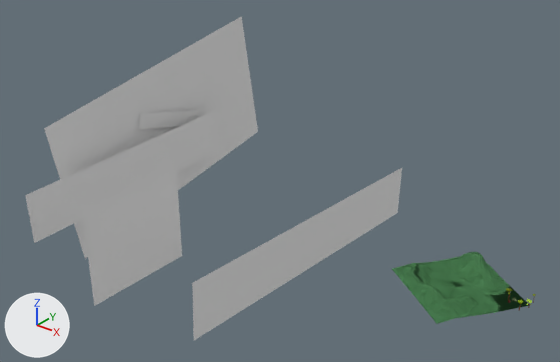
The Blender file 04-Shots/02-plakatDown.blend: old version first, new version second.
Camera for both pictures: a 50 mm camera at (134.0, -393.0, 268.0) aimed at (-179.0, -2.0, 26.0). Every picture has the same lights, and +X, +Y and +Z are marked at lower left.

In view in the first picture: 'jungleplaneBG', 'jungleplaneBG.001', 'jungleplaneBG.002', 'mountainplaneONEBG', 'mountainplaneTWOBG', 'tree-plane'.
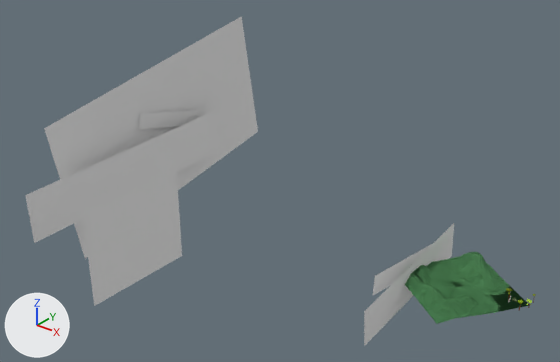
What differs and where, as boxes [x1, y1, x2, y2] in the pictures (560 x 362 px):
```json
{"object": "jungleplaneBG", "change": "reshaped, moved, turned, rescaled", "before": [192, 168, 402, 340], "after": [364, 223, 454, 346]}
{"object": "mountainplaneONEBG", "change": "moved, rescaled", "before": [82, 168, 182, 306], "after": [82, 168, 182, 306]}
{"object": "jungleplaneBG.001", "change": "moved, rescaled", "before": [25, 110, 219, 243], "after": [25, 110, 219, 243]}
{"object": "jungleplaneBG.002", "change": "moved, rescaled", "before": [139, 110, 198, 129], "after": [139, 110, 198, 129]}
{"object": "jungleplaneBG.003", "change": "added", "after": [373, 244, 432, 295]}
```

The change, as JSON lines over the scene's bpy script:
```json
{"op": "add", "block": "mat_material_008", "code": ["mat_material_008 = bpy.data.materials.new('Material.008')", "mat_material_008.use_nodes = True; mat_material_008.node_tree.nodes.clear()", "_N = mat_material_008.node_tree.nodes; _L = mat_material_008.node_tree.links", "n0 = _N.new('ShaderNodeBsdfDiffuse'); n0.name = 'Diffuse BSDF'", "n1 = _N.new('ShaderNodeOutputMaterial'); n1.name = 'Material Output'", "n2 = _N.new('ShaderNodeMixShader'); n2.name = 'Mix Shader'", "n2.inputs[0].default_value = 1.0  # 'Factor'", "n3 = _N.new('ShaderNodeBsdfTransparent'); n3.name = 'Transparent BSDF'", "_L.new(n0.outputs[0], n2.inputs[2])  # 'BSDF' to 'Shader'", "_L.new(n2.outputs[0], n1.inputs[0])  # 'Shader' to 'Surface'", "_L.new(n3.outputs[0], n2.inputs[1])  # 'BSDF' to 'Shader'"]}
{"op": "add", "block": "me_plane_008", "code": ["me_plane_008 = bpy.data.meshes.new('Plane.008')", "me_plane_008.from_pydata([(-1.0, -1.0, 0.0), (1.0, -1.0, 0.0), (-1.0, 1.0, 0.0), (1.0, 1.0, 0.0)], [], [(0, 1, 3, 2)])", "me_plane_008.materials.append(mat_material_008)  # its picture is missing"]}
{"op": "remove", "block": "col_jungleplanebg", "code": "col_jungleplanebg.objects.link(ob_plane_003)"}
{"op": "add", "block": "col_jungleplanebg", "code": "col_jungleplanebg.objects.link(ob_plane_004)"}
{"op": "set", "path": "ob_jungleplanebg.location", "old": "(-137.7, -18.7, -1.4)", "new": "(-59.8, -18.7, -1.4)"}
{"op": "set", "path": "ob_jungleplanebg.rotation_euler", "old": "(-0.045, -0.0021, -0.00735)", "new": "(0.107, 0.0155, 0.000609)", "note": "degrees (-2.6, -0.1, -0.4) -> degrees (6.1, 0.9, 0)"}
{"op": "set", "path": "ob_jungleplanebg.scale", "old": "(1.0, 1.33, 1.0)", "new": "(0.686, 0.625, 0.686)"}
{"op": "remove", "block": "ob_plane_003", "code": ["ob_plane_003 = bpy.data.objects.new('Plane.003', me_plane_007)", "ob_plane_003.location = (0.143, 0.0912, -0.188)", "ob_plane_003.rotation_euler = (0.0, 1.571, 0.0)  # degrees (0, 90, 0)", "ob_plane_003.scale = (19.8, 87.0, 1.0)"]}
{"op": "add", "block": "ob_plane_004", "code": ["ob_plane_004 = bpy.data.objects.new('Plane.004', me_plane_008)", "ob_plane_004.location = (0.143, 0.0912, -0.188)", "ob_plane_004.rotation_euler = (0.0, 1.571, 0.0)  # degrees (0, 90, 0)", "ob_plane_004.scale = (19.8, 87.0, 1.0)"]}
{"op": "add", "block": "ob_jungleplanebg_003", "code": ["ob_jungleplanebg_003 = bpy.data.objects.new('jungleplaneBG.003', None)", "ob_jungleplanebg_003.location = (-65.4, -15.1, 5.3)", "ob_jungleplanebg_003.rotation_euler = (0.127, 0.0225, -3.164)  # degrees (7.3, 1.3, -181)", "ob_jungleplanebg_003.scale = (0.339, 0.45, 0.339)", "ob_jungleplanebg_003.show_instancer_for_render = False", "ob_jungleplanebg_003.instance_type = 'COLLECTION'", "ob_jungleplanebg_003.instance_collection = col_jungleplanebg"]}
```
